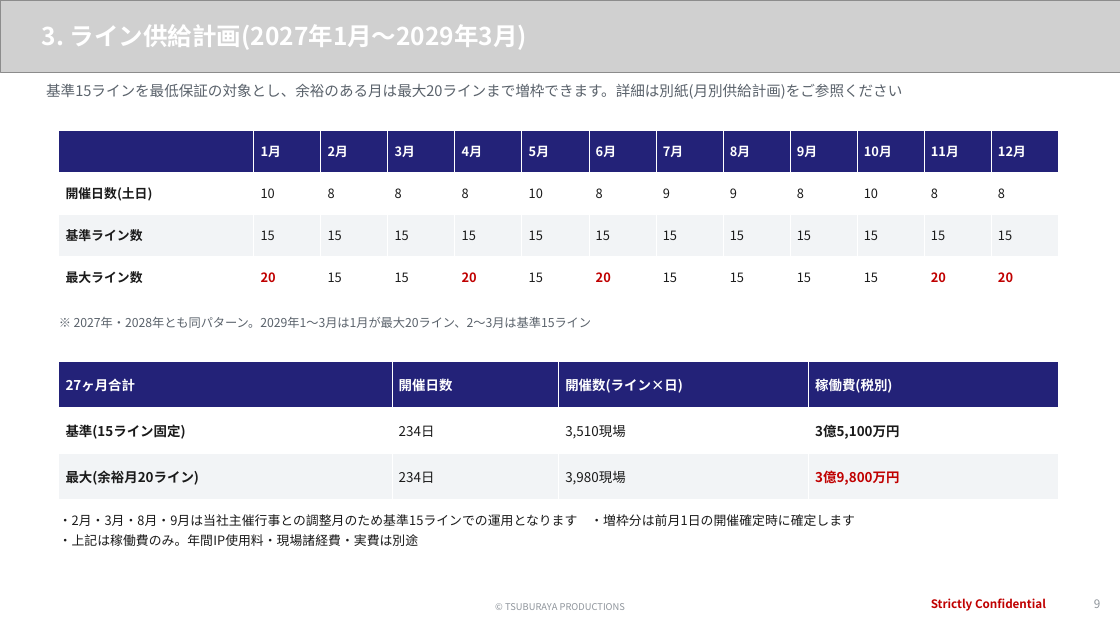
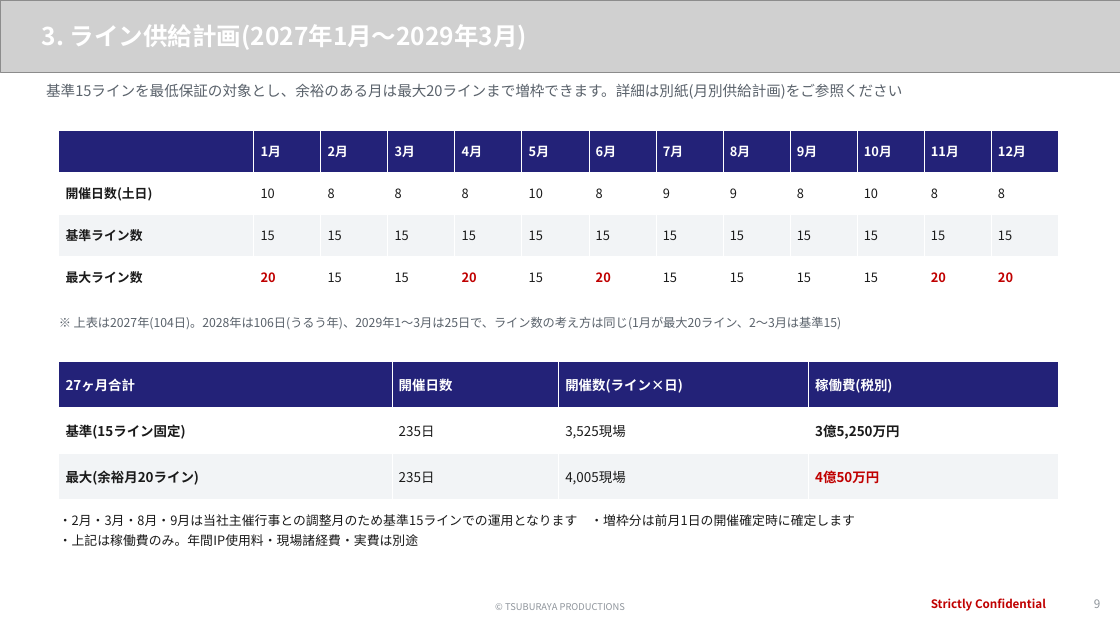
Before and after one commit to hayatoshintani-spe/kessho-lens, a slide deck: slide 9 of docs/proposals/softbank-ultraman-caravan/SB様提示用_1022ミーティング資料.pptx. Drawn at 1120x630 pixels with LibreOffice and Linux fonts; fonts in the diff are those of the drawing; grey boxes stand for pictures. Boxes give left, top, right and bottom in pixels: in the first picture for what was removed or moved away, otherwise in the second. Text is boxed around its words. In the diff, an @@ line names an element or a change of style, - is before the commit and + after.

```diff
--- a/docs/proposals/softbank-ultraman-caravan/SB様提示用_1022ミーティング資料.pptx
+++ b/docs/proposals/softbank-ultraman-caravan/SB様提示用_1022ミーティング資料.pptx
@@ text at box(74, 316, 842, 329): text changed @@
-※ 2027年・2028年とも同パターン。2029年1〜3月は1月が最大20ライン、2〜3月は基準15ライン
+※ 上表は2027年(104日)。2028年は106日(うるう年)、2029年1〜3月は25日で、ライン数の考え方は同じ(1月が最大20ライン、2〜3月は基準15)
@@ table at box(59, 361, 1060, 500) @@
-row 2: 基準(15ライン固定) | 234日 | 3,510現場 | 3億5,100万円
+row 2: 基準(15ライン固定) | 235日 | 3,525現場 | 3億5,250万円
-row 3: 最大(余裕月20ライン) | 234日 | 3,980現場 | 3億9,800万円
+row 3: 最大(余裕月20ライン) | 235日 | 4,005現場 | 4億50万円
```
Also in this commit, not shown: 11 other files.
